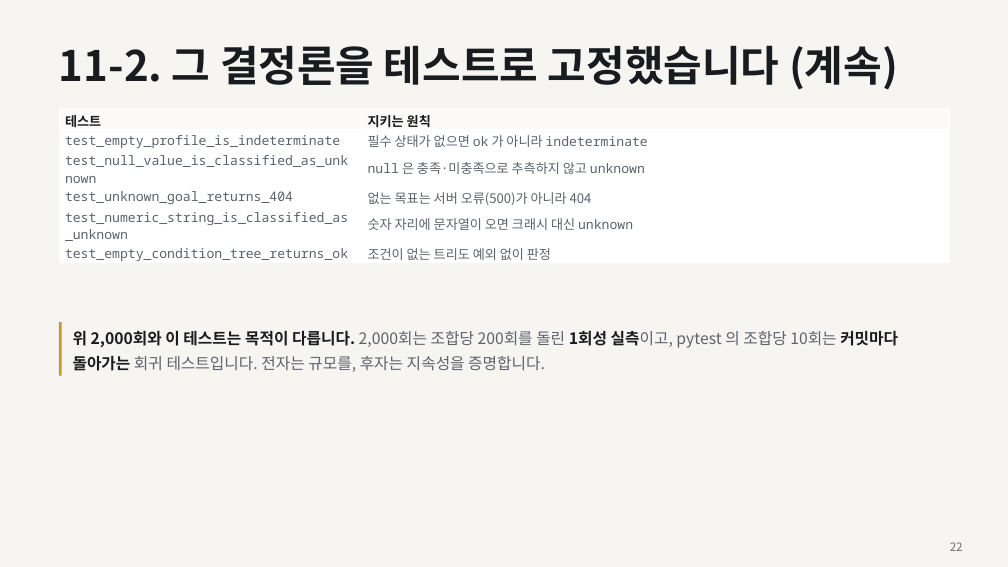
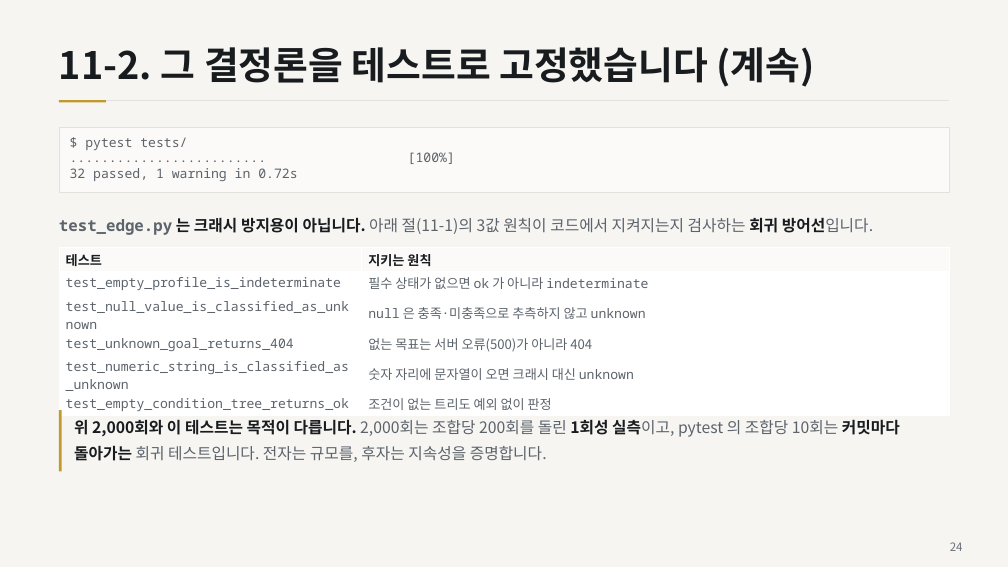
Before and after one commit to ChoHyeonChan/kb-ai-challenge-2026, a slide deck: slide 24 of docs/기술설명서.pptx (slide 22 before the commit). Drawn at 1008x567 pixels with LibreOffice and Linux fonts; fonts in the diff are those of the drawing. Boxes give left, top, right and bottom in pixels: in the first picture for what was removed or moved away, otherwise in the second. Text is boxed around its words. In the diff, an @@ line names an element or a change of style, - is before the commit and + after.

```diff
--- a/docs/기술설명서.pptx
+++ b/docs/기술설명서.pptx
@@ text "11-2. 그 결정론을 테스트로 고정했습니다 ..." at (59, 47, 815, 87): size 40 to 36 pt; line spacing 1 to 1.05 @@
@@ rectangle added at (59, 100, 949, 101), fill #E4E1DB @@
@@ rectangle added at (59, 100, 106, 102), fill #C19A2E @@
@@ rectangle added at (59, 127, 949, 193), fill #FBFAF8, outline #E4E1DB 0.75 pt, 12.5 pt, text #5C636B @@
+$ pytest tests/
+......................... [100%]
+32 passed, 1 warning in 0.72s
@@ text added at (59, 217, 873, 235), 15 pt, text #5C636B @@
+test_edge.py 는 크래시 방지용이 아닙니다. 아래 절(11-1)의 3값 원칙이 코드에서 지켜지는지 검사하는 회귀 방어선입니다.
@@ table: place and size @@
-table at (59, 109, 949, 265)
+table at (59, 248, 949, 415)
@@ rectangle: place and size @@
-rectangle at (59, 322, 62, 376)
+rectangle at (59, 410, 62, 471)
@@ text "위 2,000회와 이 테스트는 목적이 ...": place and size @@
-text "위 2,000회와 이 테스트는 목적이 ..." at (73, 330, 898, 372)
+text "위 2,000회와 이 테스트는 목적이 ..." at (74, 419, 900, 462)
@@ text "위 2,000회와 이 테스트는 목적이 ..." at (74, 419, 900, 462): line spacing 1.35 to 1.4 @@
@@ text at (950, 542, 963, 551): text changed @@
-22
+24
```
Also in this commit, not shown: 33 other slides changed, 3 slides added, 1 slide removed, 2 other files.
